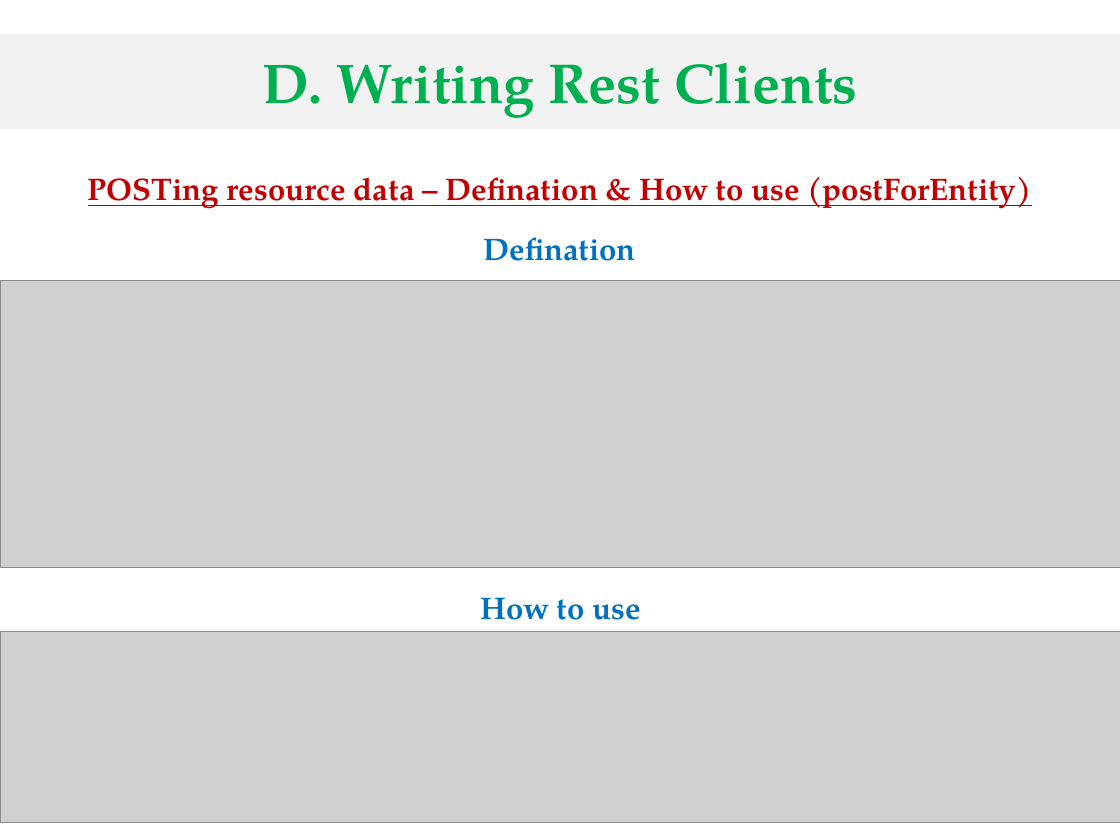
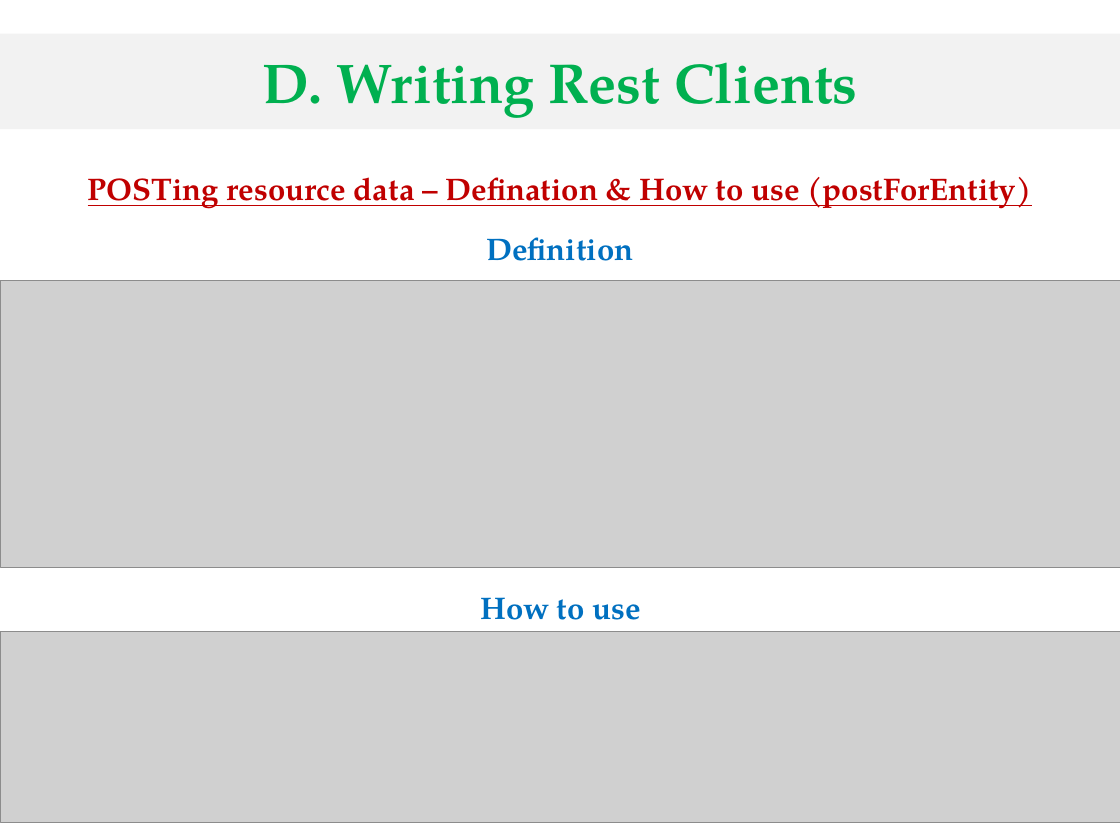
Before and after one commit to nhidh99/uitJ2EE, a slide deck: slide 31 of seminar/seminar/seminar-j2ee.pptx. Drawn at 1120x840 pixels with LibreOffice and Linux fonts; fonts in the diff are those of the drawing; grey boxes stand for pictures; background and template pictures are left out. Boxes give left, top, right and bottom in pixels: in the first picture for what was removed or moved away, otherwise in the second. Text is boxed around its words. In the diff, an @@ line names an element or a change of style, - is before the commit and + after.

```diff
--- a/seminar/seminar/seminar-j2ee.pptx
+++ b/seminar/seminar/seminar-j2ee.pptx
@@ text at <box>486,237,633,261</box>: text changed @@
-Defination
+Definition
```
Also in this commit, not shown: 6 other slides changed, 1 slide removed, 11 other files.
